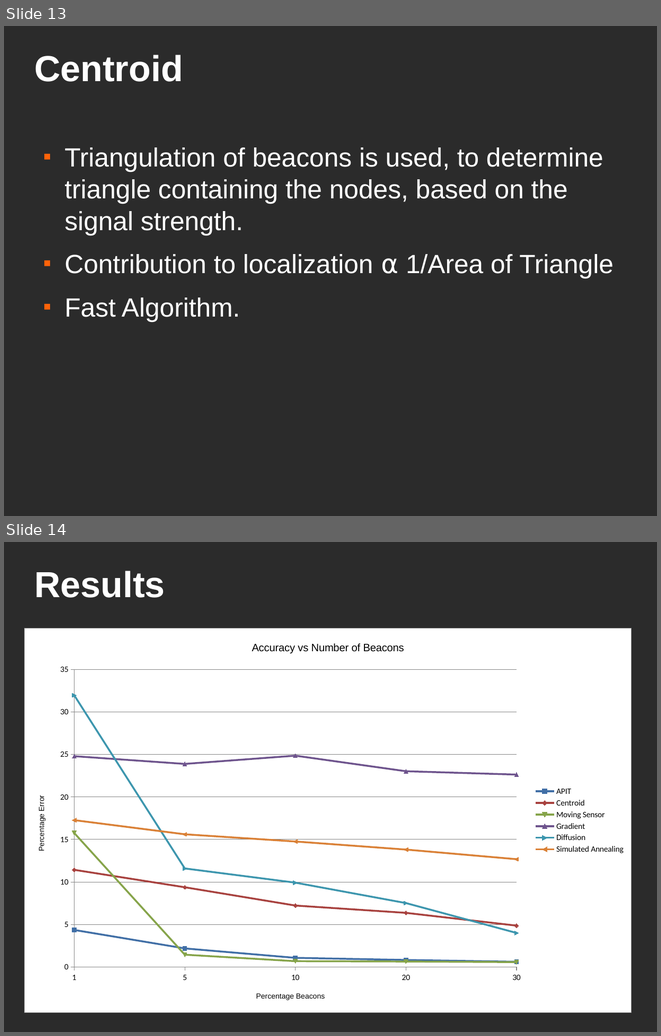
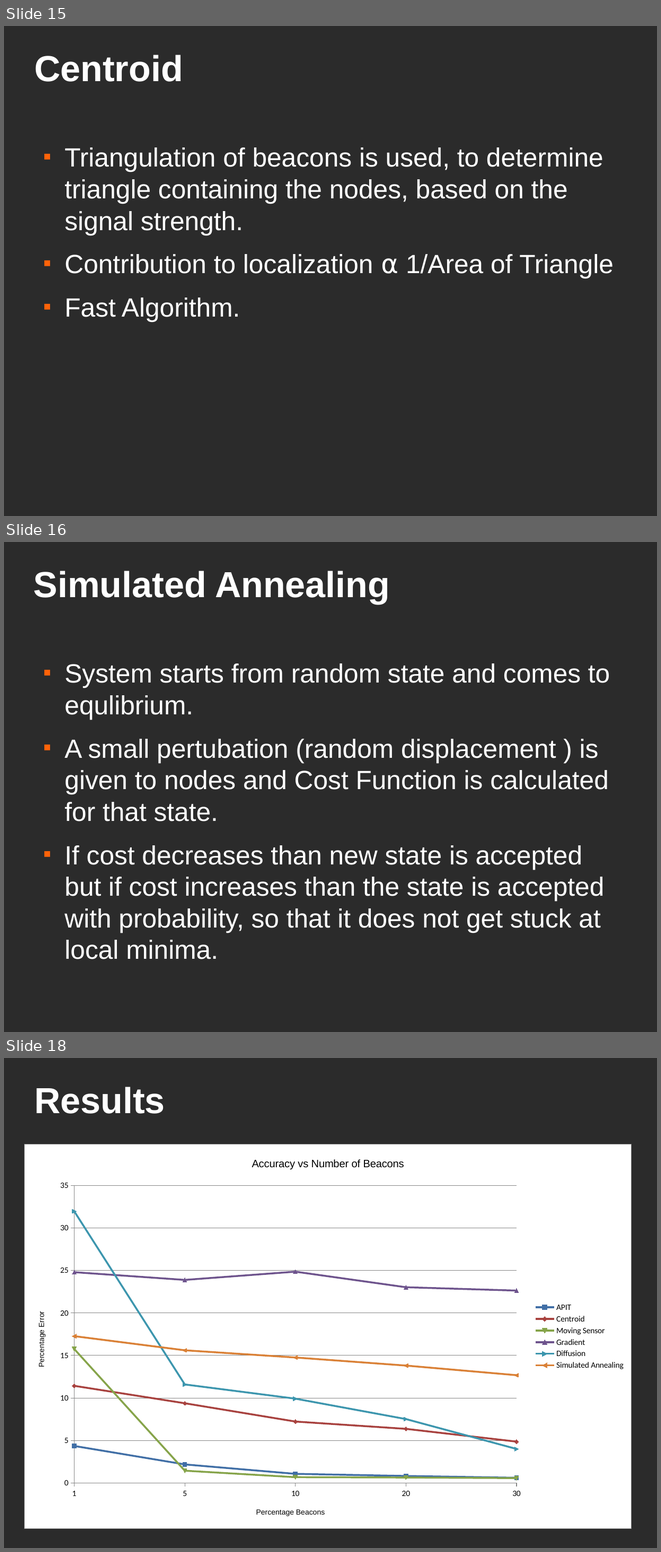
Before and after one commit to rahulaaj/Localization-of-Sensors, a slide deck: Document/presentation.odp. Shown one above the other, each under a label of ours: slides 13 and 14 before the commit, slides 15, 16 and 18 after it; the slides between them are not shown. The pictures are 661x1036 and 661x1552 pixels, drawn with LibreOffice and Linux fonts; fonts in the diff are those of the drawing; background and template pictures are left out; a plain dark background stands for a picture behind light text. Boxes give left, top, right and bottom in pixels: in the first picture for what was removed or moved away, otherwise in the second. Text is boxed around its words. In the diff, an @@ line names an element or a change of style, - is before the commit and + after.

```diff
--- a/Document/presentation.odp
+++ b/Document/presentation.odp
@@ slide 16 added at bbox=[4, 542, 657, 1032], background picture (left out) @@
@@ title added at bbox=[34, 571, 390, 604], 44 pt, text #FFFFFF, bold @@
+Simulated Annealing
@@ text added at bbox=[64, 663, 610, 959], 32 pt, text #FFFFFF @@
+■ System starts from random state and comes to equlibrium.
+■ A small pertubation (random displacement ) is given to nodes and Cost Function is calculated for that state.
+■ If cost decreases than new state is accepted but if cost increases than the state is accepted with probability, so that it does not get stuck at local minima.
@@ what was slide 13 is now slide 15 @@
@@ what was slide 14 is now slide 18 @@
```
Also in this commit, not shown: 3 other slides added, 4 other files.
